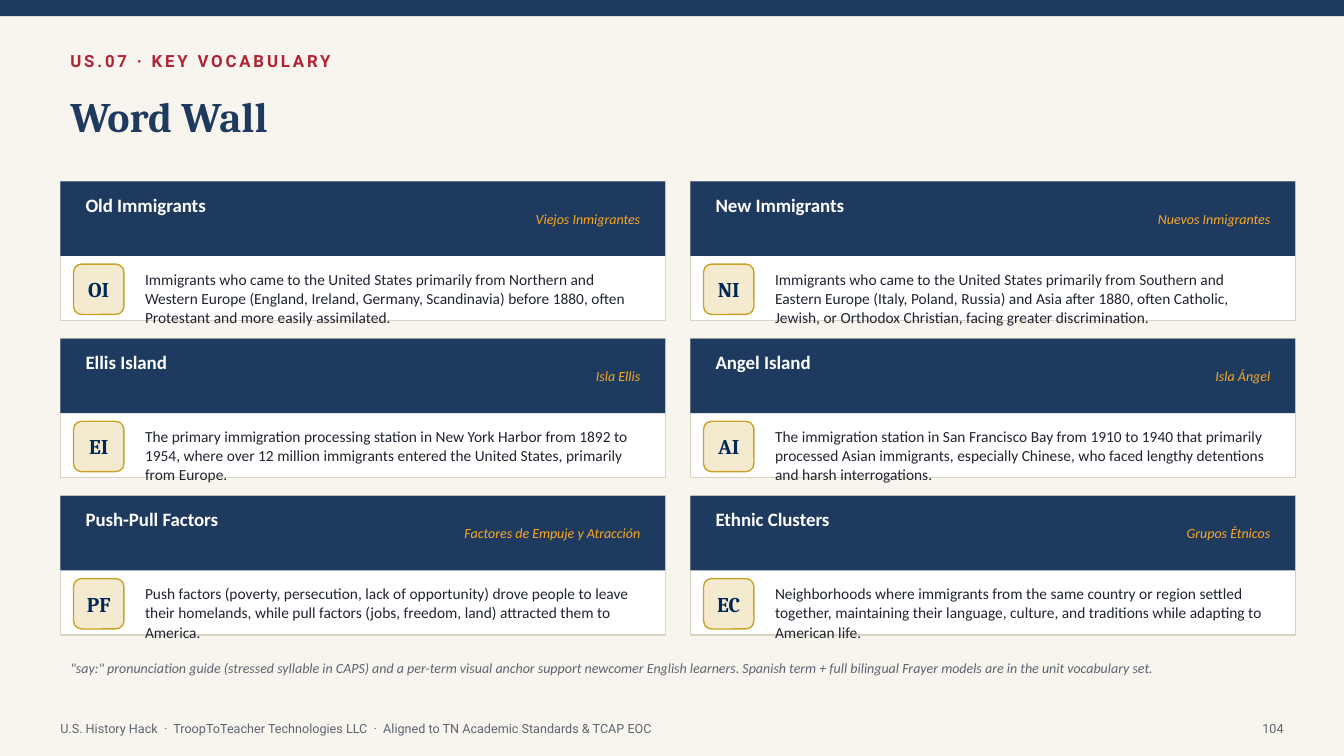
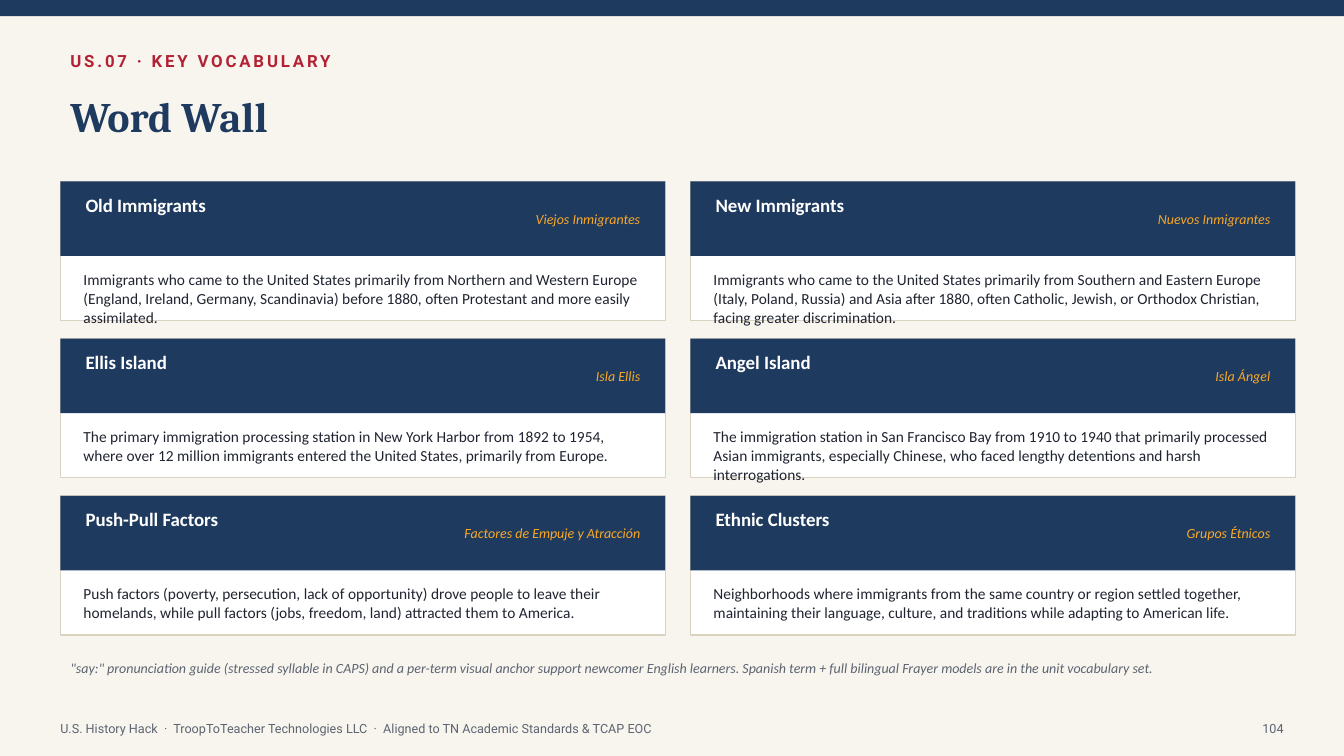
Before and after one commit to Trooptoteacher/trooptoteacher-history, a slide deck: slide 104 of HistoryHack_Platinum/deliverables_unit1/Unit1_Teacher_Deck_America250.pptx. Drawn at 1344x756 pixels with LibreOffice and Linux fonts; fonts in the diff are those of the drawing. Boxes give left, top, right and bottom in pixels: in the first picture for what was removed or moved away, otherwise in the second. Text is boxed around its words. In the diff, an @@ line names an element or a change of style, - is before the commit and + after.

```diff
--- a/HistoryHack_Platinum/deliverables_unit1/Unit1_Teacher_Deck_America250.pptx
+++ b/HistoryHack_Platinum/deliverables_unit1/Unit1_Teacher_Deck_America250.pptx
@@ text "Immigrants who came to the ..." rewrapped from <box>145,274,624,326</box> to <box>83,274,637,307</box> @@
@@ rounded rectangle removed at <box>74,264,124,315</box> @@
@@ text "Immigrants who came to the ..." rewrapped from <box>775,274,1228,326</box> to <box>713,274,1261,326</box> @@
@@ rounded rectangle removed at <box>704,264,754,315</box> @@
@@ text removed at <box>88,282,109,298</box> @@
-OI
@@ text removed at <box>718,283,740,297</box> @@
-NI
@@ text "The primary immigration processing station ..." rewrapped from <box>145,431,627,464</box> to <box>83,431,608,464</box> @@
@@ rounded rectangle removed at <box>74,421,124,472</box> @@
@@ text removed at <box>89,440,108,454</box> @@
-EI
@@ text "The immigration station in San ..." rewrapped from <box>775,431,1264,483</box> to <box>713,431,1267,464</box> @@
@@ rounded rectangle removed at <box>704,421,754,472</box> @@
@@ text removed at <box>718,440,739,454</box> @@
-AI
@@ text "Push factors (poverty, persecution, lack ..." rewrapped from <box>145,588,628,621</box> to <box>83,588,600,621</box> @@
@@ rounded rectangle removed at <box>74,579,124,629</box> @@
@@ text removed at <box>87,598,111,612</box> @@
-PF
@@ text "Neighborhoods where immigrants from the ..." rewrapped from <box>775,588,1261,621</box> to <box>713,588,1241,621</box> @@
@@ rounded rectangle removed at <box>704,579,754,629</box> @@
@@ text removed at <box>717,598,740,612</box> @@
-EC
```
Also in this commit, not shown: 6 other slides changed, 1 other file.
